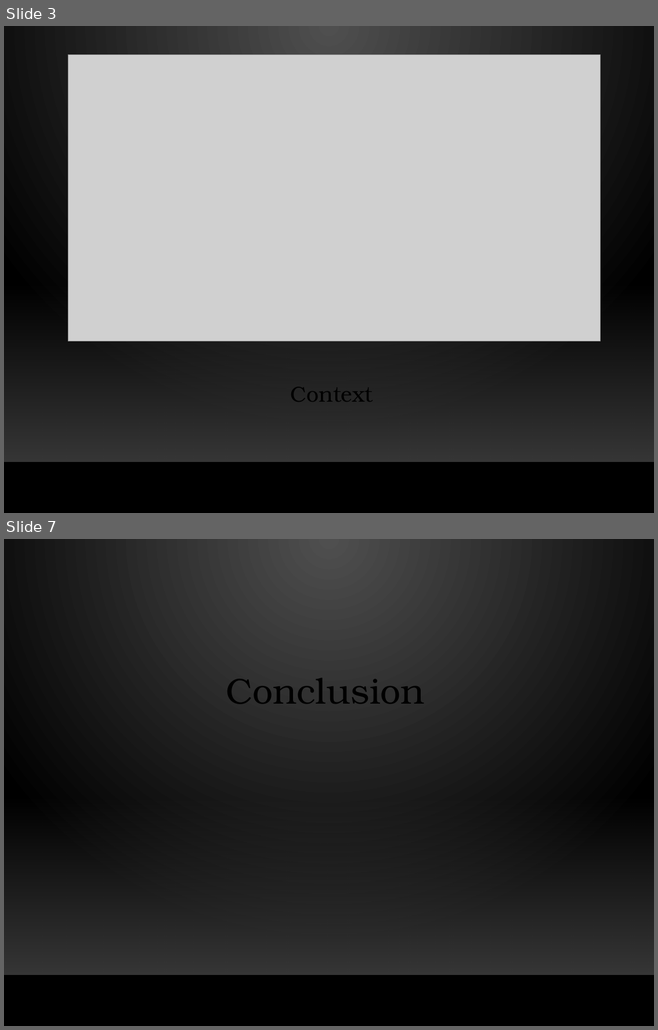
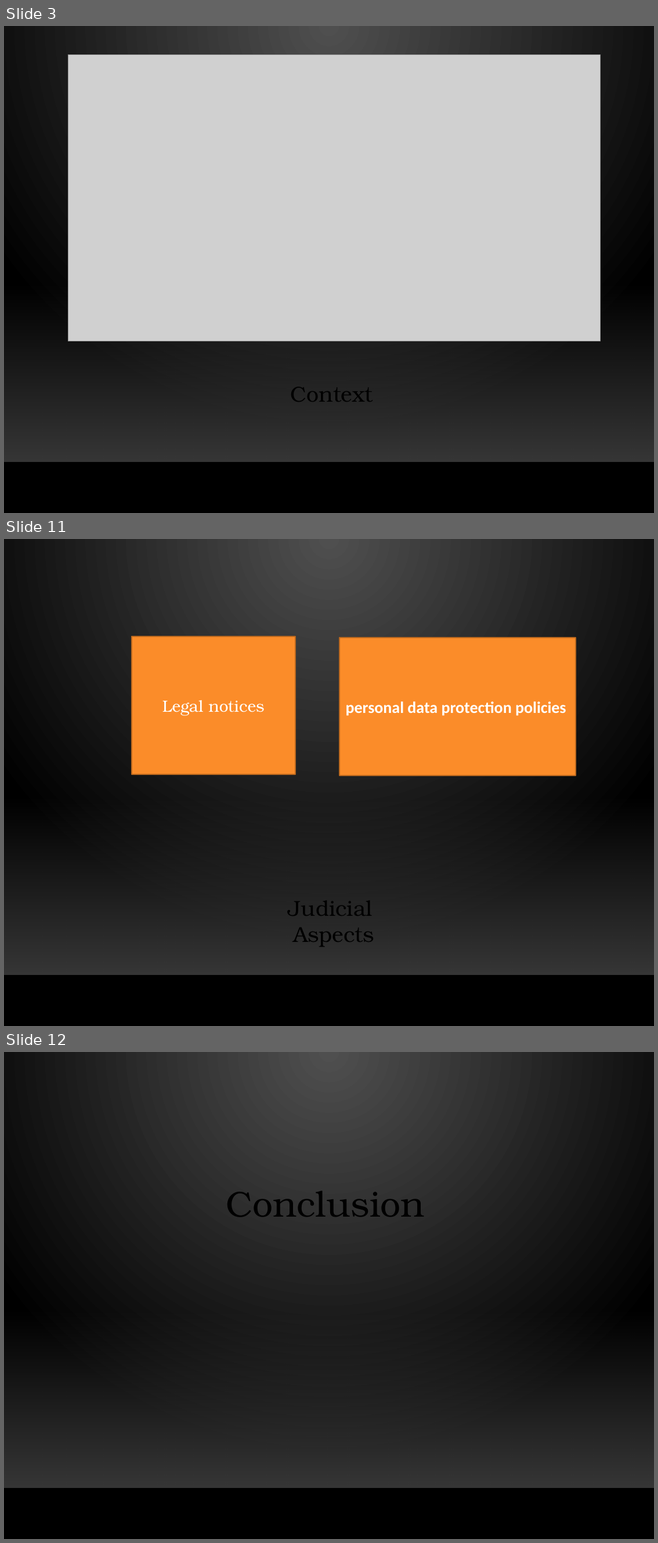
Before and after one commit to HugoChambefort/Projet-Web, a slide deck: Doc/Website-BDE-Toulouse-Presentation.pptx. Shown one above the other, each under a label of ours: slides 3 and 7 before the commit, slides 3, 11 and 12 after it; the slides between them are not shown. The pictures are 658x1030 and 658x1543 pixels, drawn with LibreOffice and Linux fonts; fonts in the diff are those of the drawing; grey boxes stand for pictures; background and template pictures are left out. Boxes give left, top, right and bottom in pixels: in the first picture for what was removed or moved away, otherwise in the second. Text is boxed around its words. In the diff, an @@ line names an element or a change of style, - is before the commit and + after.

```diff
--- a/Doc/Website-BDE-Toulouse-Presentation.pptx
+++ b/Doc/Website-BDE-Toulouse-Presentation.pptx
@@ slide 11 added at bbox=[4, 539, 654, 1026], background picture (left out); not listed: 2 template elements that a slide beside it also shows @@
@@ rectangle added at bbox=[132, 636, 295, 775], fill #FB8C29, outline #BA681E 1.25 pt, 18 pt, text #FFFFFF @@
+Legal notices
@@ rectangle added at bbox=[339, 638, 576, 776], fill #FB8C29, outline #BA681E 1.25 pt, 18 pt, text #FFFFFF, bold @@
+personal data protection policies
@@ text added at bbox=[288, 893, 374, 948], 24 pt, text #000000 @@
+Judicial
+Aspects
@@ what was slide 7 is now slide 12 @@
```
Also in this commit, not shown: 4 slides changed, 4 other slides added.
